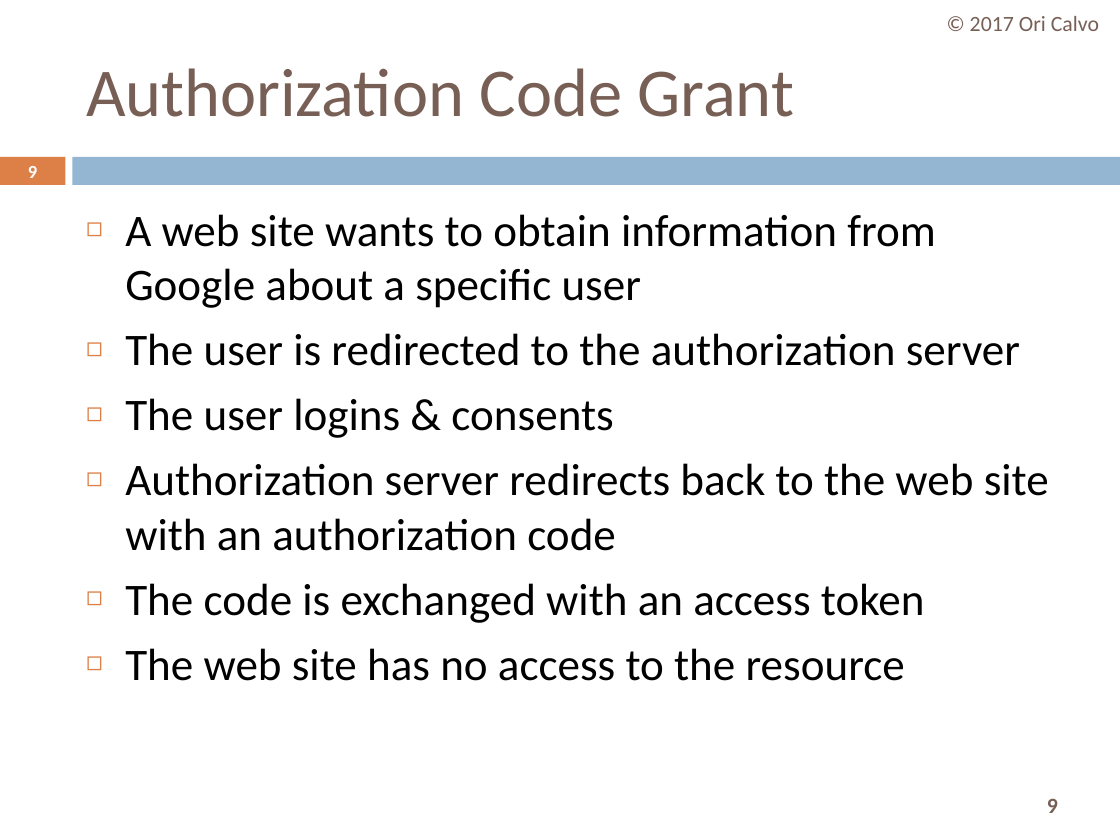
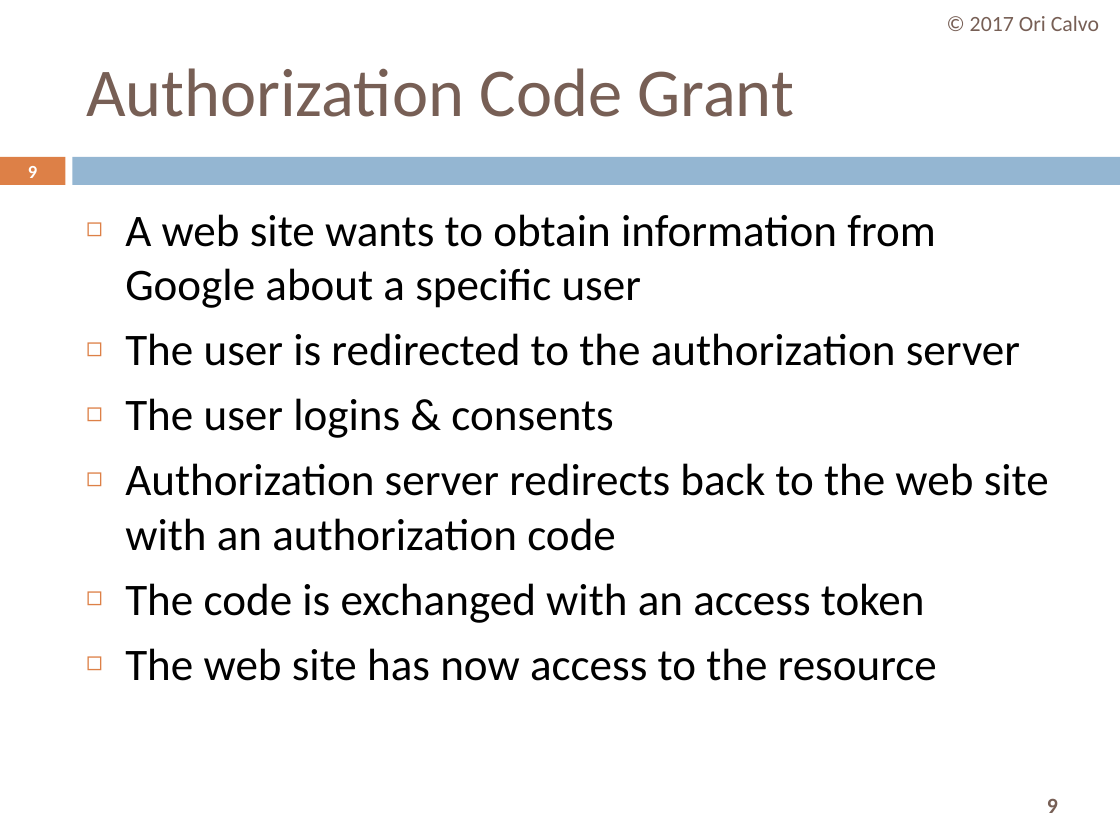
Before and after one commit to oricalvo/course-zap-2017-07, a slide deck: slide 9 of PPTs/03 OAuth.pptx. Drawn at 1120x840 pixels with LibreOffice and Linux fonts; fonts in the diff are those of the drawing; background and template pictures are left out. Boxes give left, top, right and bottom in pixels: in the first picture for what was removed or moved away, otherwise in the second. Text is boxed around its words. In the diff, an @@ line names an element or a change of style, - is before the commit and + after.

```diff
--- a/PPTs/03 OAuth.pptx
+++ b/PPTs/03 OAuth.pptx
@@ text at [125,648,937,681]: text changed @@
-◻ The web site has no access to the resource
+◻ The web site has now access to the resource
```
Also in this commit, not shown: 1 other slide changed.
